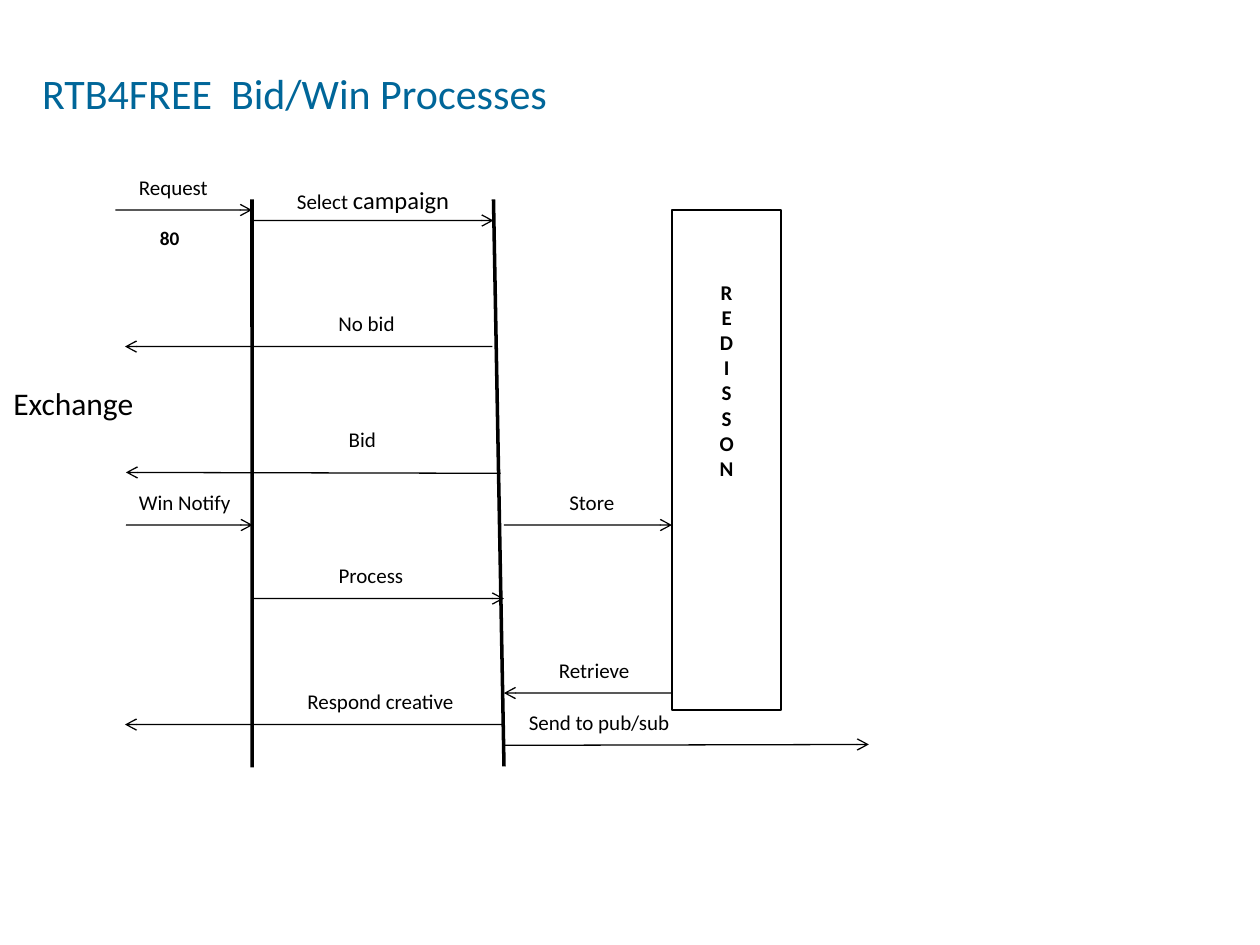
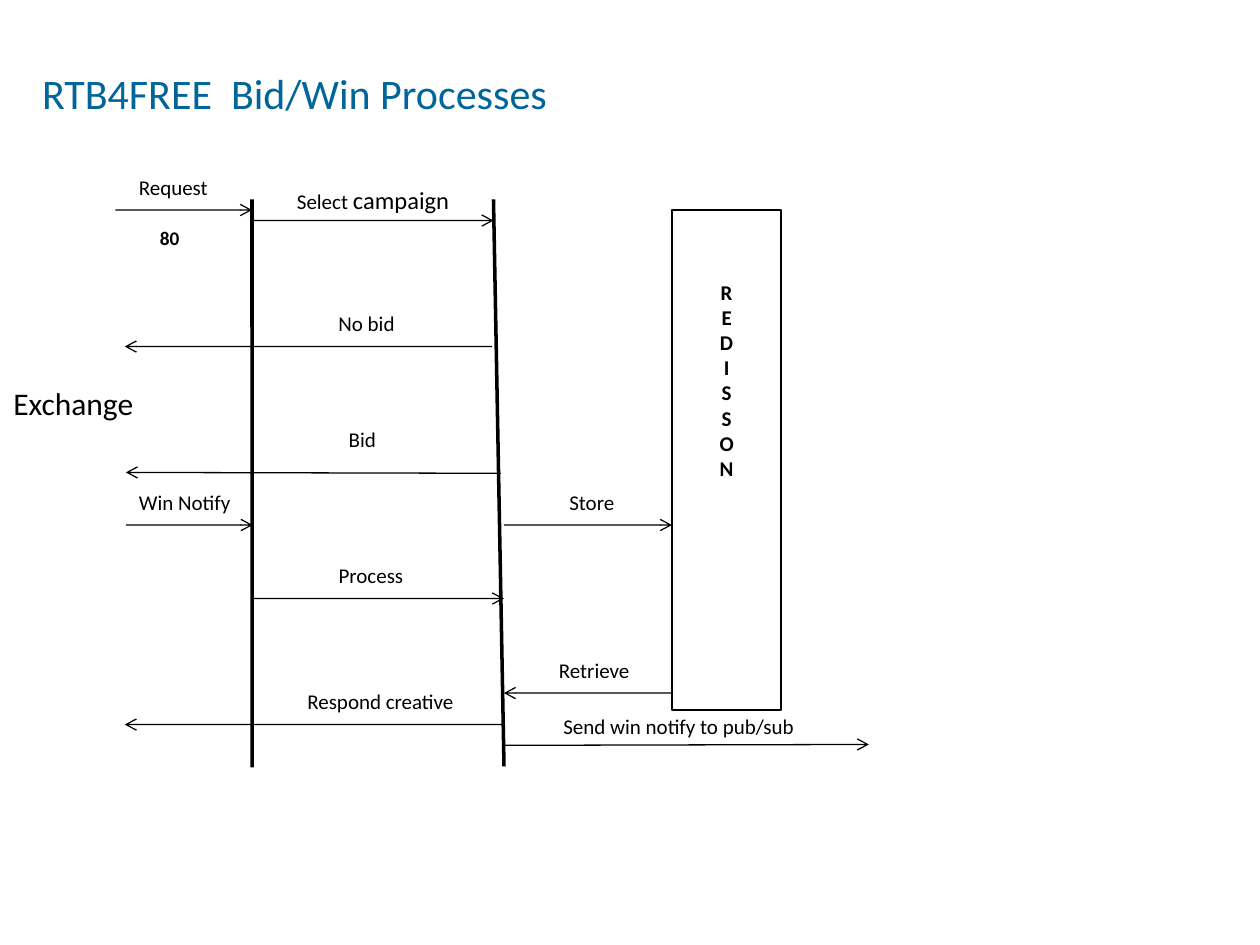
Before and after one commit to benmfaul/XRTB, a slide deck: slide 4 of www/arch/RTB_architecture_mod3.odp. Drawn at 1260x945 pixels with LibreOffice and Linux fonts; fonts in the diff are those of the drawing. Boxes give left, top, right and bottom in pixels: in the first picture for what was removed or moved away, otherwise in the second. Text is boxed around its words. In the diff, an @@ line names an element or a change of style, - is before the commit and + after.

```diff
--- a/www/arch/RTB_architecture_mod3.odp
+++ b/www/arch/RTB_architecture_mod3.odp
@@ text at [563, 719, 794, 738]: text changed @@
-Send to pub/sub
+Send win notify to pub/sub
```
Also in this commit, not shown: 3 other slides changed, 1 other file.
